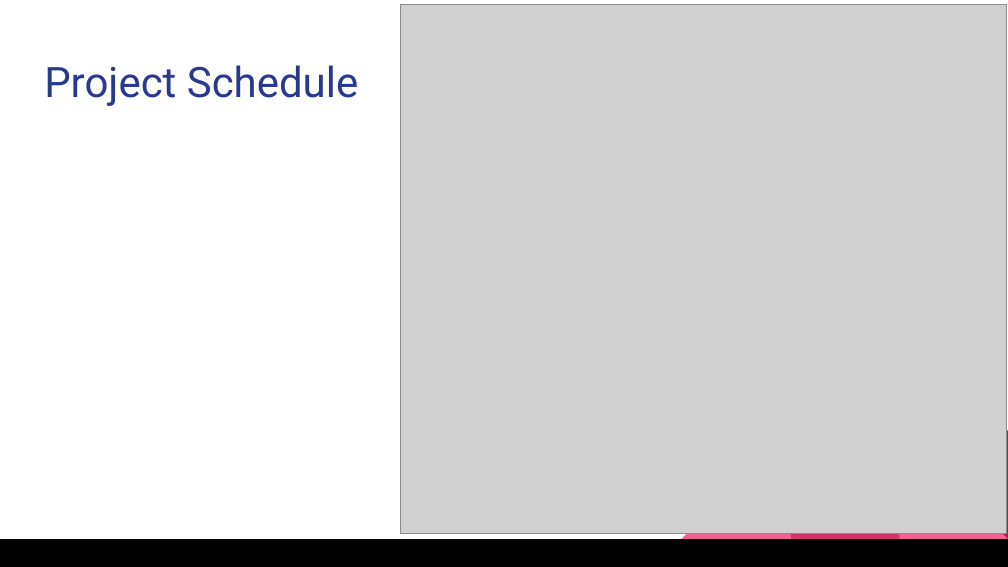
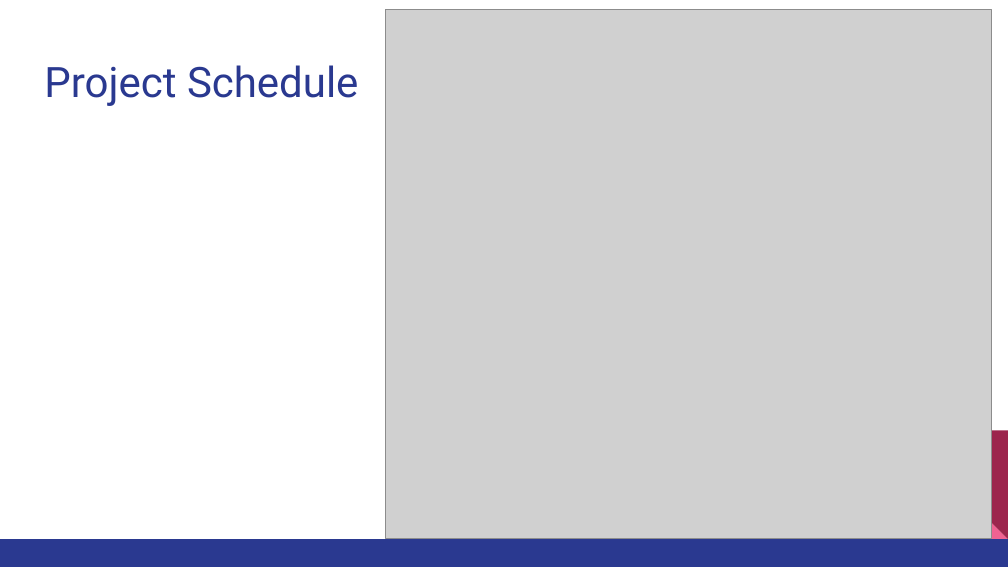
Before and after one commit to Philosophist/RoboDoc, a slide deck: slide 10 of IMU and EEG/EEG Project Presentation.pptx. Drawn at 1008x567 pixels with LibreOffice and Linux fonts; fonts in the diff are those of the drawing; grey boxes stand for pictures. Boxes give left, top, right and bottom in pixels: in the first picture for what was removed or moved away, otherwise in the second. Text is boxed around its words. In the diff, an @@ line names an element or a change of style, - is before the commit and + after.

```diff
--- a/IMU and EEG/EEG Project Presentation.pptx
+++ b/IMU and EEG/EEG Project Presentation.pptx
@@ picture: place and size @@
-picture at [401, 5, 1007, 534]
+picture at [385, 10, 991, 539]
@@ rectangle at [0, 539, 1008, 567]: fill #000000 to #2A3990 @@
```
Also in this commit, not shown: 9 other slides changed.
